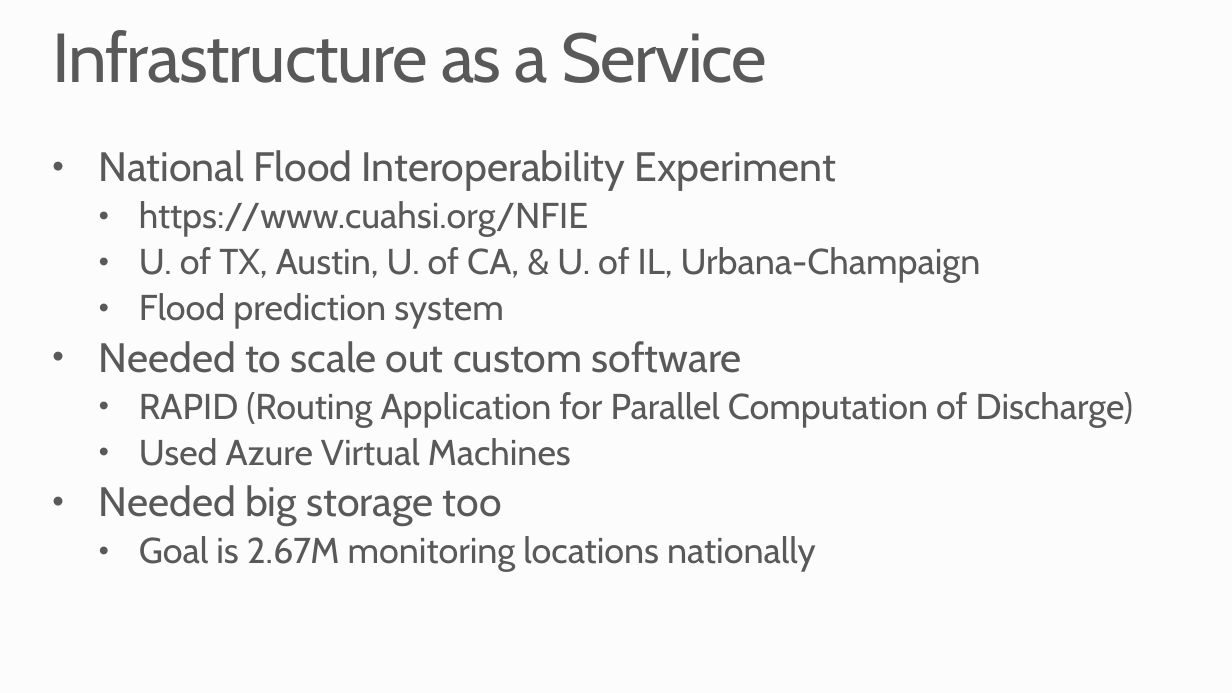
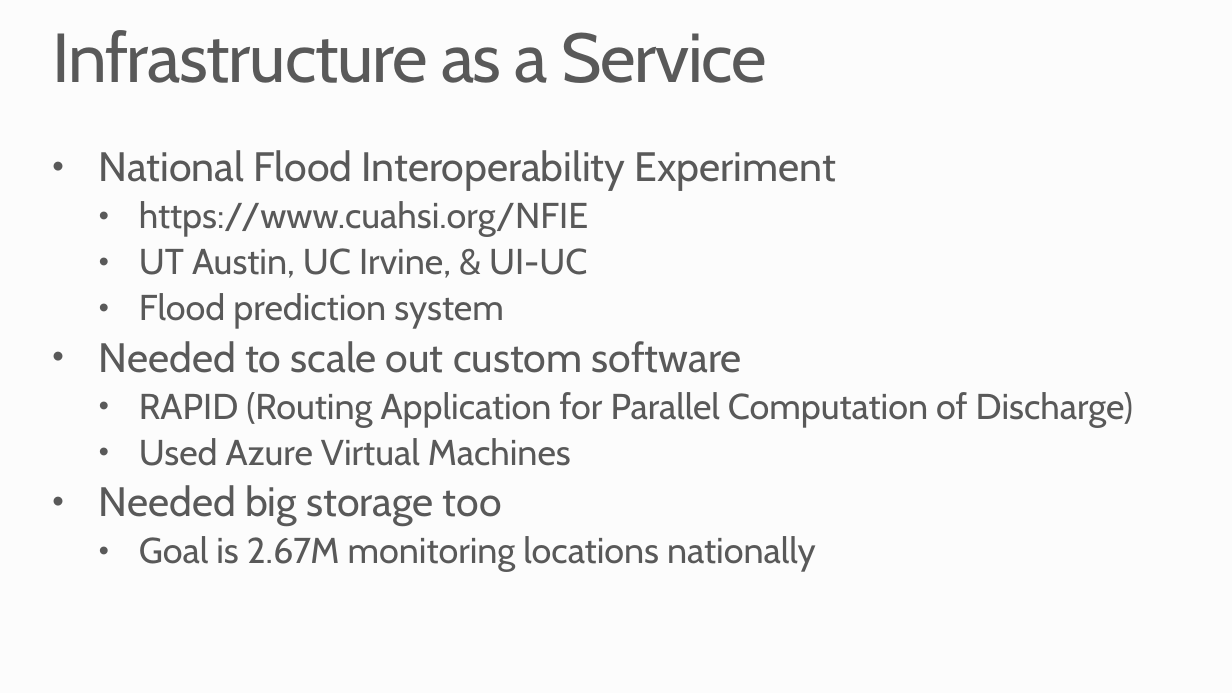
Before and after one commit to MSRConnections/Azure-training-course, a slide deck: slide 6 of Content/Introduction/Azure Overview.pptx. Drawn at 1232x693 pixels with LibreOffice and Linux fonts; fonts in the diff are those of the drawing; background and template pictures are left out. Boxes give left, top, right and bottom in pixels: in the first picture for what was removed or moved away, otherwise in the second. Text is boxed around its words. In the diff, an @@ line names an element or a change of style, - is before the commit and + after.

```diff
--- a/Content/Introduction/Azure Overview.pptx
+++ b/Content/Introduction/Azure Overview.pptx
@@ text at <box>139,248,587,278</box>: text changed @@
-  • U. of TX, Austin, U. of CA, & U. of IL, Urbana-Champaign
+  • UT Austin, UC Irvine, & UI-UC
```
Also in this commit, not shown: 2 other slides changed, 1 slide removed.
